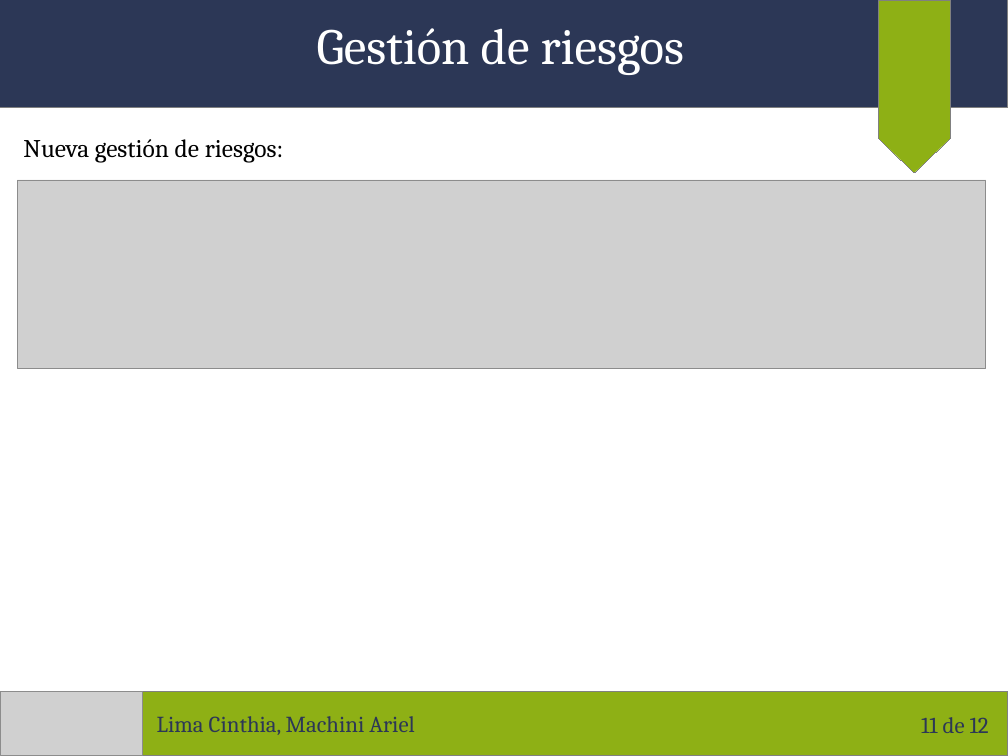
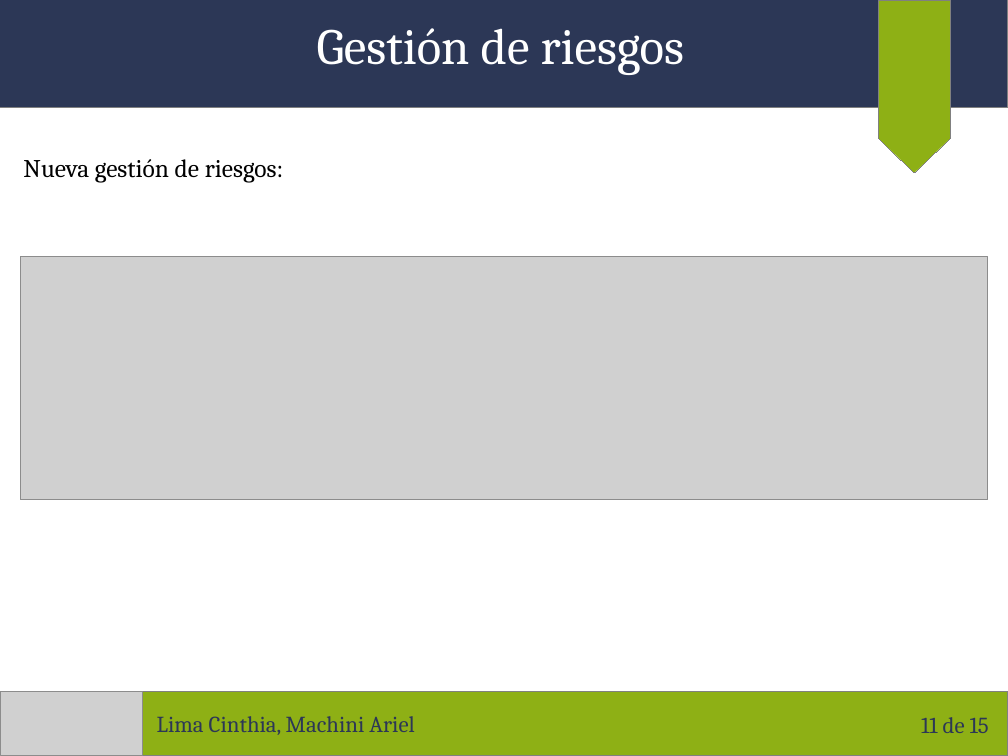
Before and after one commit to arielmachini/Caciar, a slide deck: slide 11 of Presentaciones/Presentación 14-11-2017.odp. Drawn at 1008x756 pixels with LibreOffice and Linux fonts; fonts in the diff are those of the drawing; grey boxes stand for pictures. Boxes give left, top, right and bottom in pixels: in the first picture for what was removed or moved away, otherwise in the second. Text is boxed around its words. In the diff, an @@ line names an element or a change of style, - is before the commit and + after.

```diff
--- a/Presentaciones/Presentación 14-11-2017.odp
+++ b/Presentaciones/Presentación 14-11-2017.odp
@@ text "Nueva gestión de riesgos:": place and size @@
-text "Nueva gestión de riesgos:" at [23,139,284,163]
+text "Nueva gestión de riesgos:" at [23,159,284,183]
@@ picture: place and size @@
-picture at [17,180,986,369]
+picture at [20,256,988,500]
@@ page number at [921,717,989,733]: text changed @@
-11 de 12
+11 de 15
```
Also in this commit, not shown: 2 other slides changed, 3 slides added.
